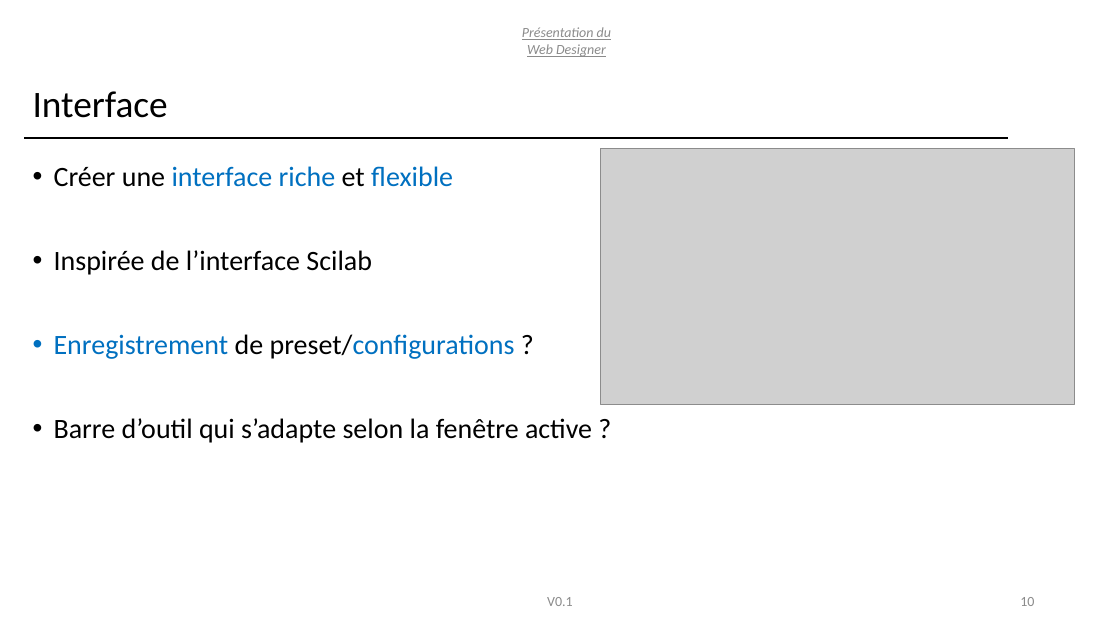
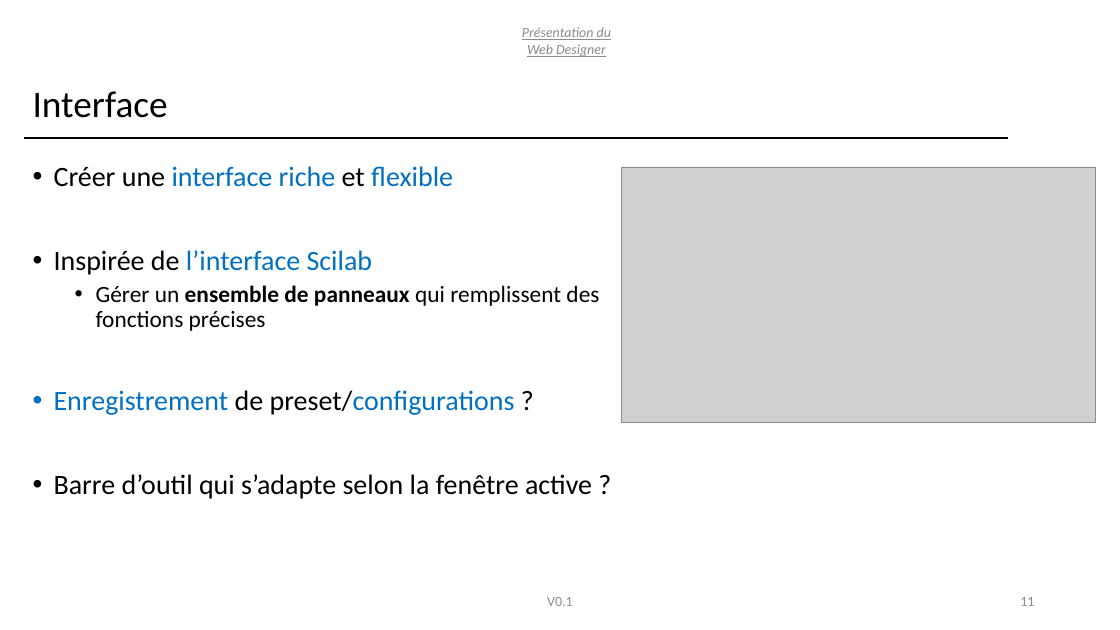
Before and after one commit to T4ouf/Web-Designer, a slide deck: slide 11 of doc/pitch/Presentation-Conception.pptx (slide 10 before the commit). Drawn at 1120x630 pixels with LibreOffice and Linux fonts; fonts in the diff are those of the drawing; grey boxes stand for pictures. Boxes give left, top, right and bottom in pixels: in the first picture for what was removed or moved away, otherwise in the second. Text is boxed around its words. In the diff, an @@ line names an element or a change of style, - is before the commit and + after.

```diff
--- a/doc/pitch/Presentation-Conception.pptx
+++ b/doc/pitch/Presentation-Conception.pptx
@@ picture: place and size @@
-picture at bbox=[601, 149, 1075, 404]
+picture at bbox=[622, 167, 1096, 423]
@@ text at bbox=[54, 250, 373, 275]: text colour #000000 to #0070C0 in "l’interface Scilab" @@
@@ text at bbox=[96, 285, 599, 331]: paragraph added @@
+  • Gérer un ensemble de panneaux qui remplissent des fonctions précises
@@ page number at bbox=[1020, 597, 1034, 606]: text changed @@
-10
+11
```
Also in this commit, not shown: 5 other slides changed, 1 slide added, 3 other files.
